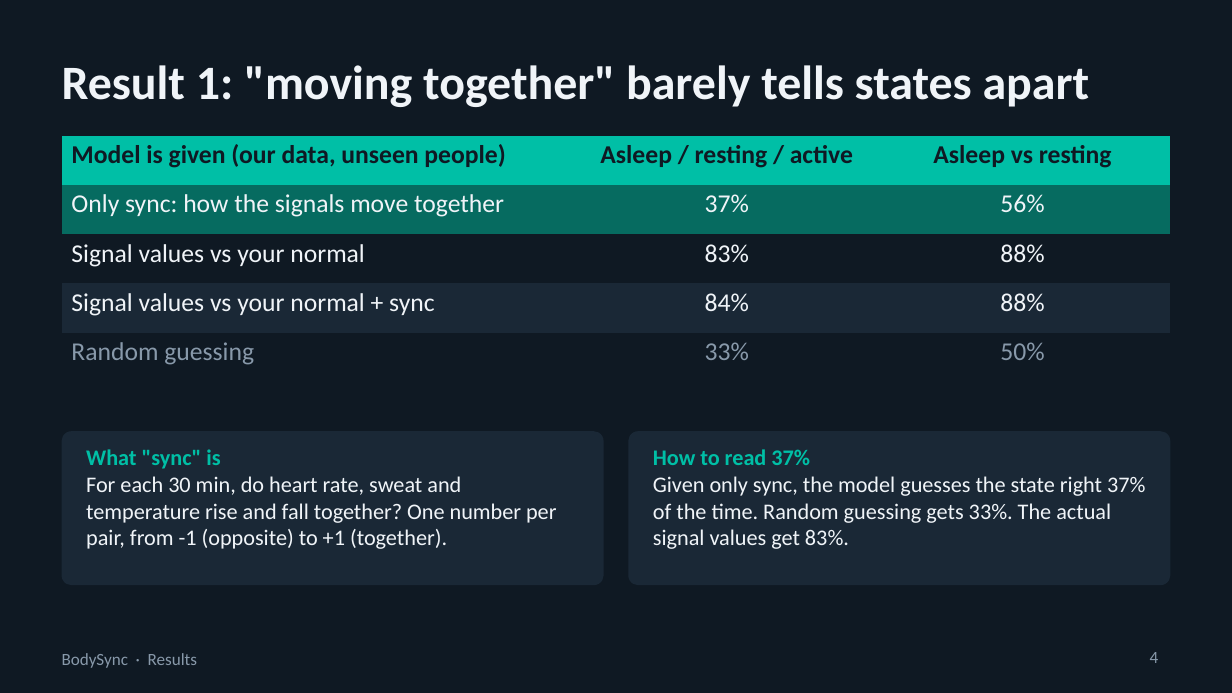
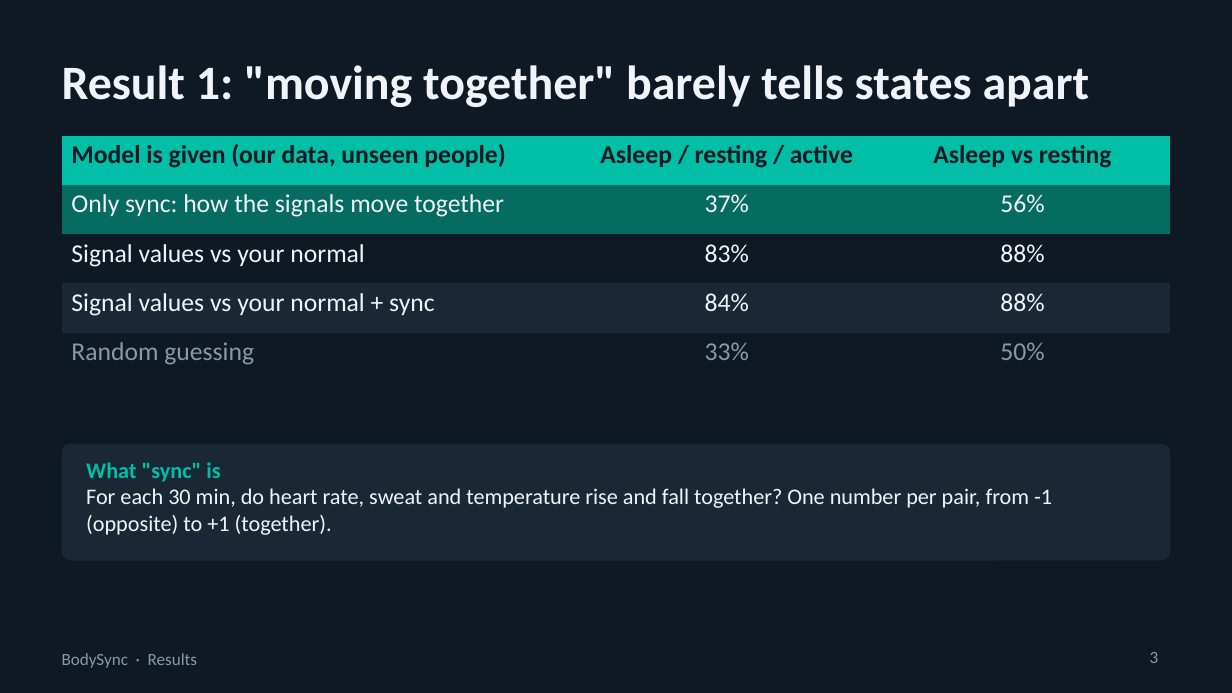
Before and after one commit to swaylakh/bodysync, a slide deck: slide 3 of docs/slides/BodySync_Update.pptx (slide 4 before the commit). Drawn at 1232x693 pixels with LibreOffice and Linux fonts; fonts in the diff are those of the drawing. Boxes give left, top, right and bottom in pixels: in the first picture for what was removed or moved away, otherwise in the second. Text is boxed around its words. In the diff, an @@ line names an element or a change of style, - is before the commit and + after.

```diff
--- a/docs/slides/BodySync_Update.pptx
+++ b/docs/slides/BodySync_Update.pptx
@@ rounded rectangle: place and size @@
-rounded rectangle at (62, 431, 604, 585)
+rounded rectangle at (62, 444, 1170, 561)
@@ rounded rectangle at (62, 444, 1170, 561): proportions changed @@
@@ rounded rectangle removed at (628, 431, 1170, 585) @@
@@ text removed at (653, 449, 1145, 549) @@
-How to read 37%
-Given only sync, the model guesses the state right 37% of the time. Random guessing gets 33%. The actual signal values get 83%.
@@ text "What "sync" is" rewrapped from (86, 449, 556, 549) to (86, 462, 1052, 535) @@
@@ page number at (1150, 652, 1159, 663): text changed @@
-4
+3
```
Also in this commit, not shown: 2 other slides changed, 1 slide removed.
